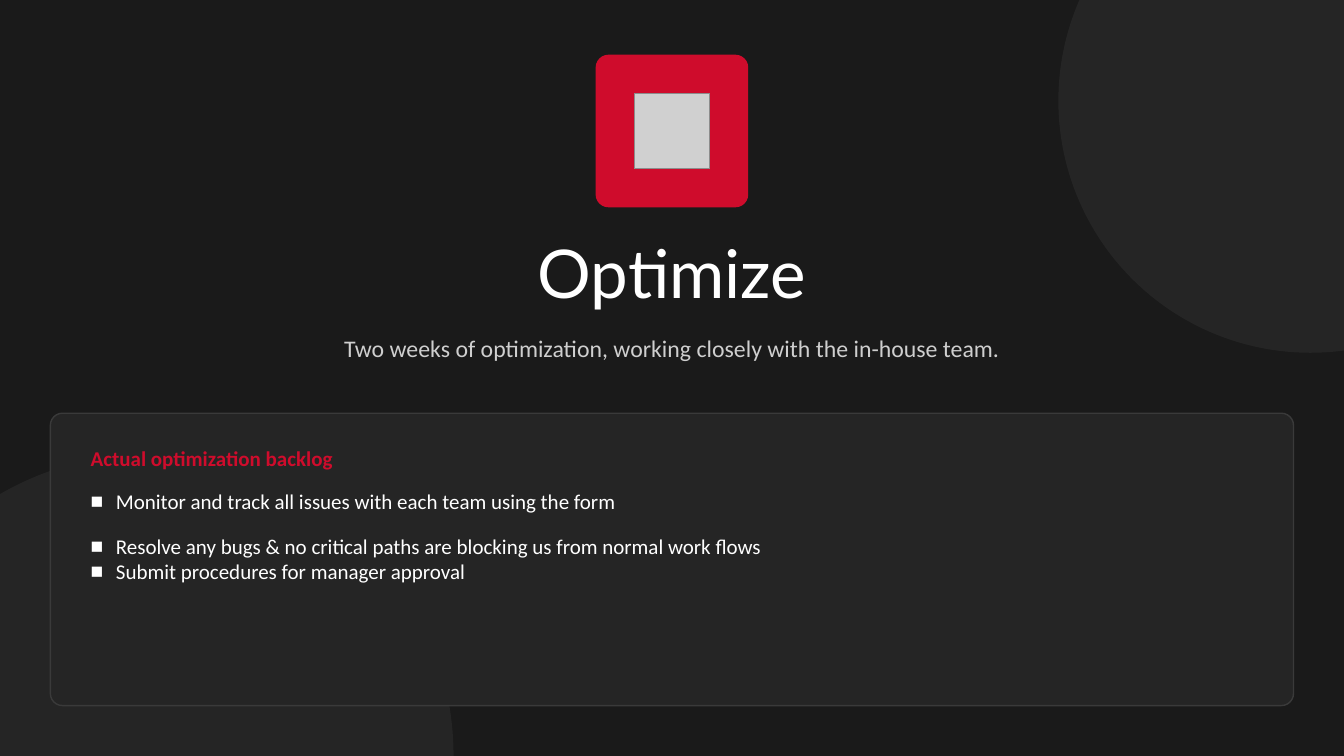
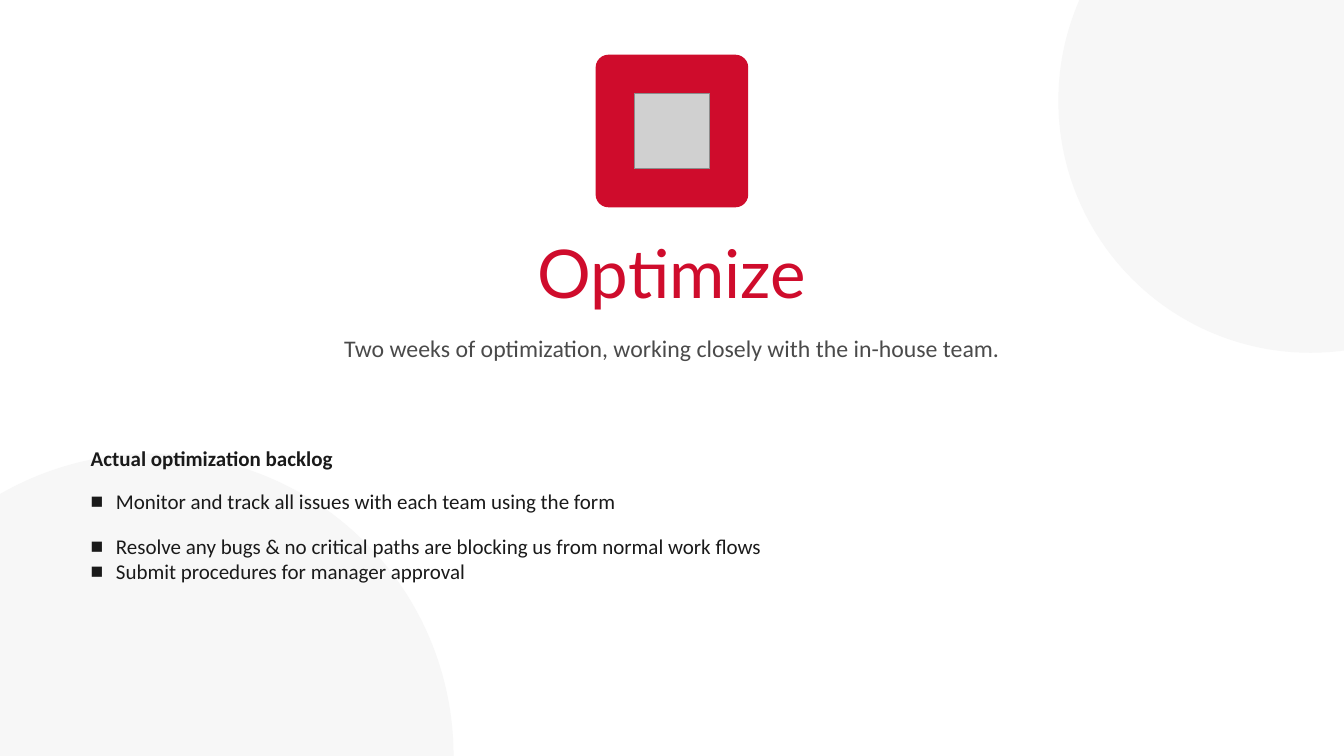
Before and after one commit to Enflite/eCMRs, a slide deck: slide 14 of docs/presentations/eCMRs_plan.pptx (slide 13 before the commit). Drawn at 1344x756 pixels with LibreOffice and Linux fonts; fonts in the diff are those of the drawing; grey boxes stand for pictures. Boxes give left, top, right and bottom in pixels: in the first picture for what was removed or moved away, otherwise in the second. Text is boxed around its words. In the diff, an @@ line names an element or a change of style, - is before the commit and + after.

```diff
--- a/docs/presentations/eCMRs_plan.pptx
+++ b/docs/presentations/eCMRs_plan.pptx
@@ background #1A1A1A to #FFFFFF @@
@@ ellipse at box(1059, 0, 1344, 353): fill #252525 to #F7F7F7 @@
@@ text "Optimize" at box(538, 248, 806, 310): text colour #FFFFFF to #CF0C2C @@
@@ text "Two weeks of optimization, working ..." at box(344, 340, 999, 361): text colour #CFCFCF to #4A4A4A @@
@@ rounded rectangle removed at box(50, 413, 1294, 706) @@
@@ text "Actual optimization backlog" at box(91, 451, 333, 470): text colour #CF0C2C to #1A1A1A @@
@@ ellipse at box(0, 454, 454, 756): fill #252525 to #F7F7F7 @@
@@ text "Monitor and track all issues ..." at box(116, 494, 761, 583): text colour #FFFFFF to #1A1A1A @@
```
Also in this commit, not shown: 12 other slides changed, 1 slide added.
